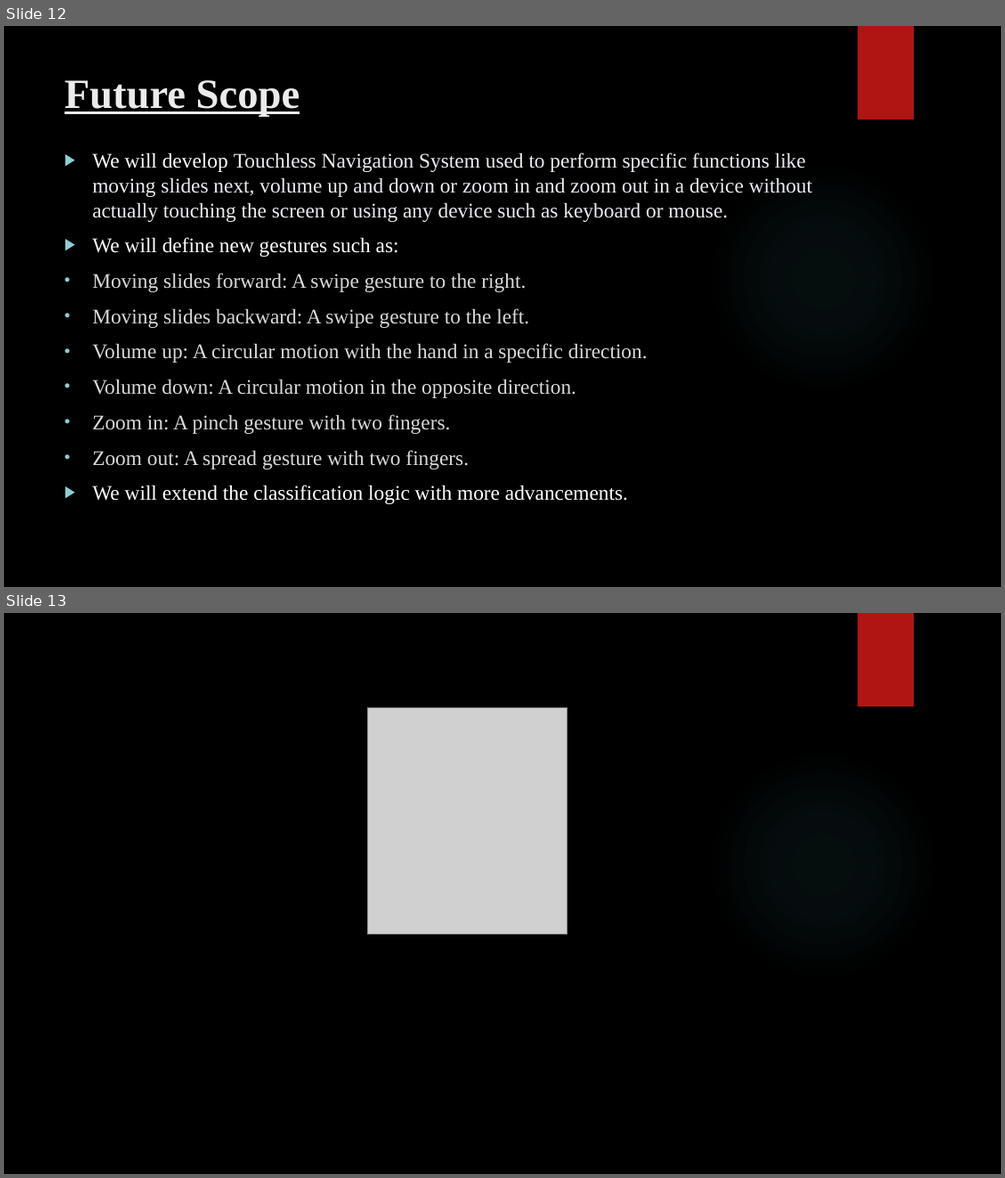
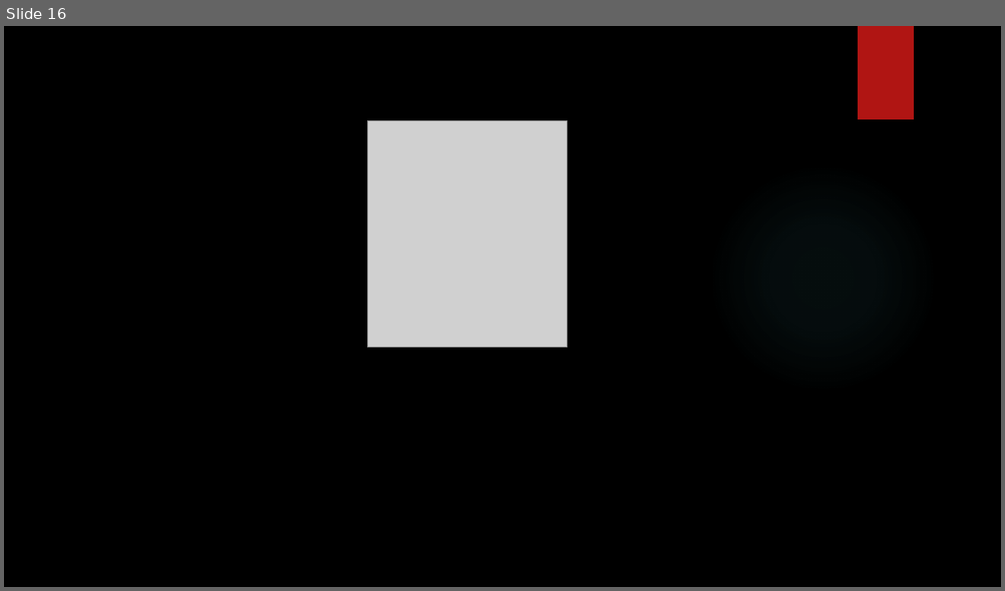
Before and after one commit to thatsabhishek/Gesture-Control-System, a slide deck: Gesture Control System.pptx. Shown one above the other, each under a label of ours: slides 12 and 13 before the commit, slide 16 after it. The pictures are 1005x1178 and 1005x591 pixels, drawn with LibreOffice and Linux fonts; fonts in the diff are those of the drawing; grey boxes stand for pictures; background and template pictures are left out. Boxes give left, top, right and bottom in pixels: in the first picture for what was removed or moved away, otherwise in the second. Text is boxed around its words. In the diff, an @@ line names an element or a change of style, - is before the commit and + after.

```diff
--- a/Gesture Control System.pptx
+++ b/Gesture Control System.pptx
@@ slide 12 removed at (4, 26, 1001, 587), background picture (left out); not listed: 2 template elements that a slide beside it also shows @@
@@ title removed at (65, 80, 300, 117) @@
-Future Scope
@@ text removed at (92, 152, 812, 504) @@
-▶ We will develop Touchless Navigation System used to perform specific functions like moving slides next, volume up and down or zoom in and zoom out in a device without actually touching the screen or using any device such as keyboard or mouse.
-▶ We will define new gestures such as:
-• Moving slides forward: A swipe gesture to the right.
-• Moving slides backward: A swipe gesture to the left.
-• Volume up: A circular motion with the hand in a specific direction.
-• Volume down: A circular motion in the opposite direction.
-• Zoom in: A pinch gesture with two fingers.
-• Zoom out: A spread gesture with two fingers.
-▶ We will extend the classification logic with more advancements.
@@ what was slide 13 is now slide 16 @@
```
Also in this commit, not shown: 2 slides changed, 13 slides added, 9 other slides removed.
